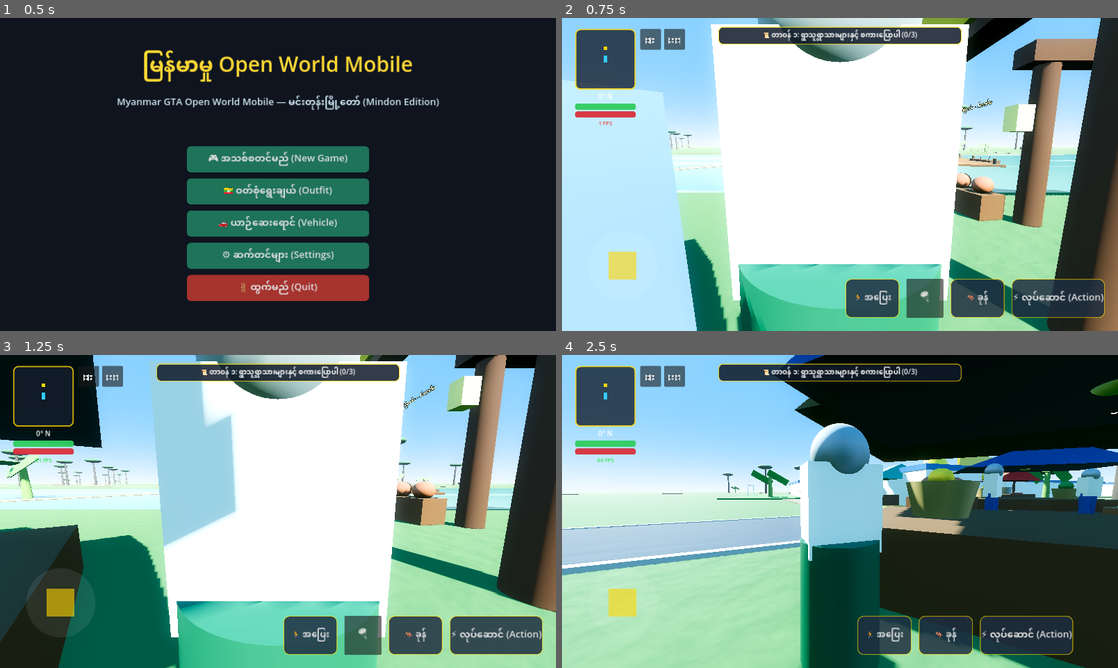
Above: before the commit, frames 1-4 (two rows, left to right).
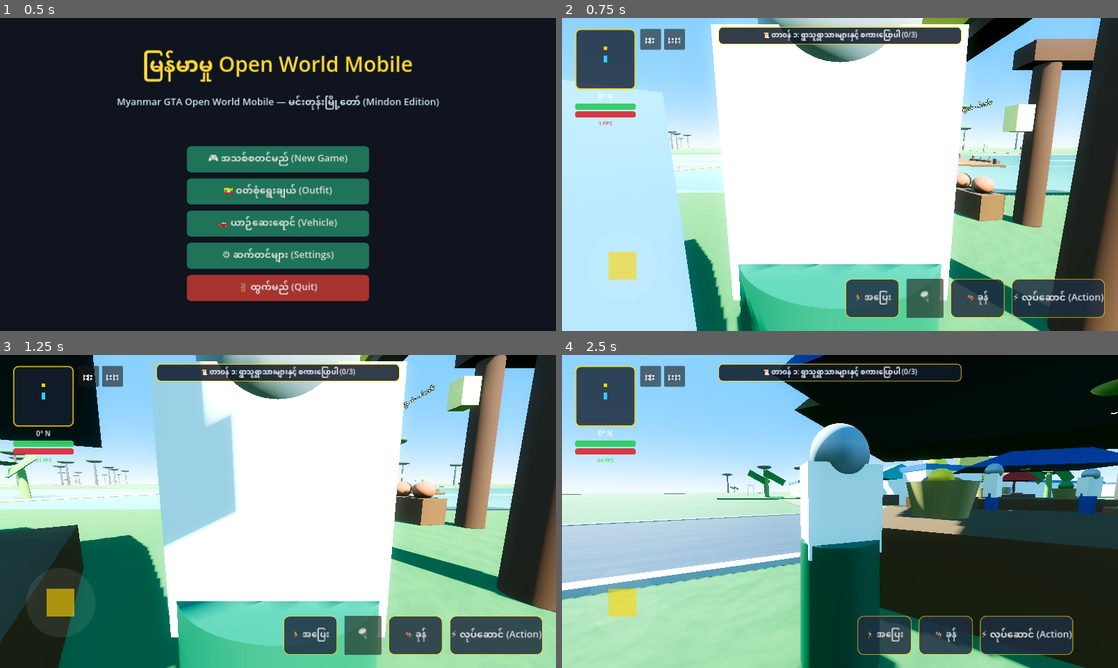
Above: after the commit, the same moments.

Repository: sudohlaingwin/gta-open-world
Game: Godot game, scene res://scenes/main_menu.tscn
Same seed, same stepped clock (60 frames per second), same inputs: the game is played once before the commit and once after it.
Inputs (mouse positions are in pixels of both pictures, inside the frame that each line leads up to):
- Up to frame 1 (0.5 s): no input
- Up to frame 2 (0.75 s): click "🎮 အသစ်စတင်မည် (New Game)" at 0.5 s
- Up to frame 3 (1.25 s): no input
- Up to frame 4 (2.5 s): drag from (628, 611) to (895, 442) at 1.27 s; drag from (728, 527) to (812, 574) at 2.02 s

Frame 1 is identical in both runs. In frame 2, 0.1% of the frame differs, in the area x 19-93%, y 27-49%; in frame 3, 0.5%; in frame 4, 4.9%, in the area x 0-100%, y 32-79%.

Commit message:
feat(slice-175): Real-World Mindon Township GIS Road Network (9.2m Highway) scaling overhaul

Diff:
--- a/scripts/mindon_map_builder.gd
+++ b/scripts/mindon_map_builder.gd
@@ -90,7 +90,7 @@
 			continue
 
 		var r_type = str(r.get("type", "residential"))
-		var road_width: float = 6.5 if r_type == "unclassified" else (4.2 if r_type == "residential" else 3.2)
+		var road_width: float = 9.2 if r_type == "unclassified" else (5.8 if r_type == "residential" else 4.2)
 		var mat = asphalt_mat if r_type == "unclassified" else earth_mat
 
 		for i in range(pts.size() - 1):
@@ -117,12 +117,12 @@
 				# Left Curb
 				var curb_l = MeshInstance3D.new()
 				var curb_box = BoxMesh.new()
-				curb_box.size = Vector3(0.3, 0.16, dist)
+				curb_box.size = Vector3(0.4, 0.18, dist)
 				curb_l.mesh = curb_box
 				curb_l.set_surface_override_material(0, curb_mat)
 				var right_dir = forward.cross(Vector3.UP).normalized()
 				road_holder.add_child(curb_l)
-				curb_l.global_position = mid_point - right_dir * (road_width * 0.5 + 0.15)
+				curb_l.global_position = mid_point - right_dir * (road_width * 0.5 + 0.2)
 				curb_l.look_at(curb_l.global_position + forward, Vector3.UP)
 
 				# Right Curb
@@ -130,14 +130,14 @@
 				curb_r.mesh = curb_box
 				curb_r.set_surface_override_material(0, curb_mat)
 				road_holder.add_child(curb_r)
-				curb_r.global_position = mid_point + right_dir * (road_width * 0.5 + 0.15)
+				curb_r.global_position = mid_point + right_dir * (road_width * 0.5 + 0.2)
 				curb_r.look_at(curb_r.global_position + forward, Vector3.UP)
 
 				# Dashed yellow lane divider stripe
 				if i % 2 == 0 and dist >= 1.5:
 					var stripe = MeshInstance3D.new()
 					var stripe_mesh = BoxMesh.new()
-					stripe_mesh.size = Vector3(0.18, 0.09, minf(dist * 0.6, 3.0))
+					stripe_mesh.size = Vector3(0.28, 0.09, minf(dist * 0.6, 3.8))
 					stripe.mesh = stripe_mesh
 					stripe.set_surface_override_material(0, line_mat)
 					road_holder.add_child(stripe)
Not shown, changed: COLLAB.md
